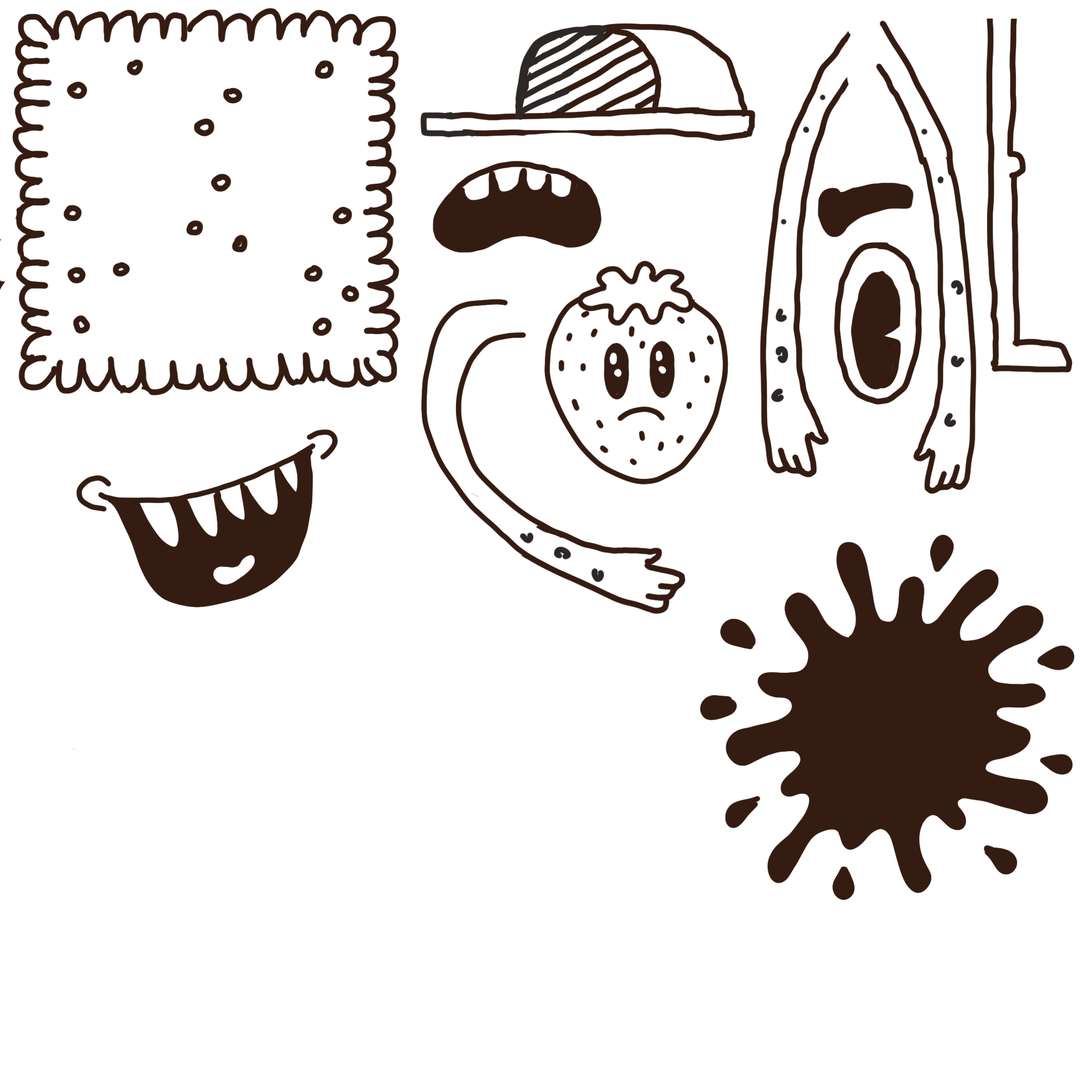
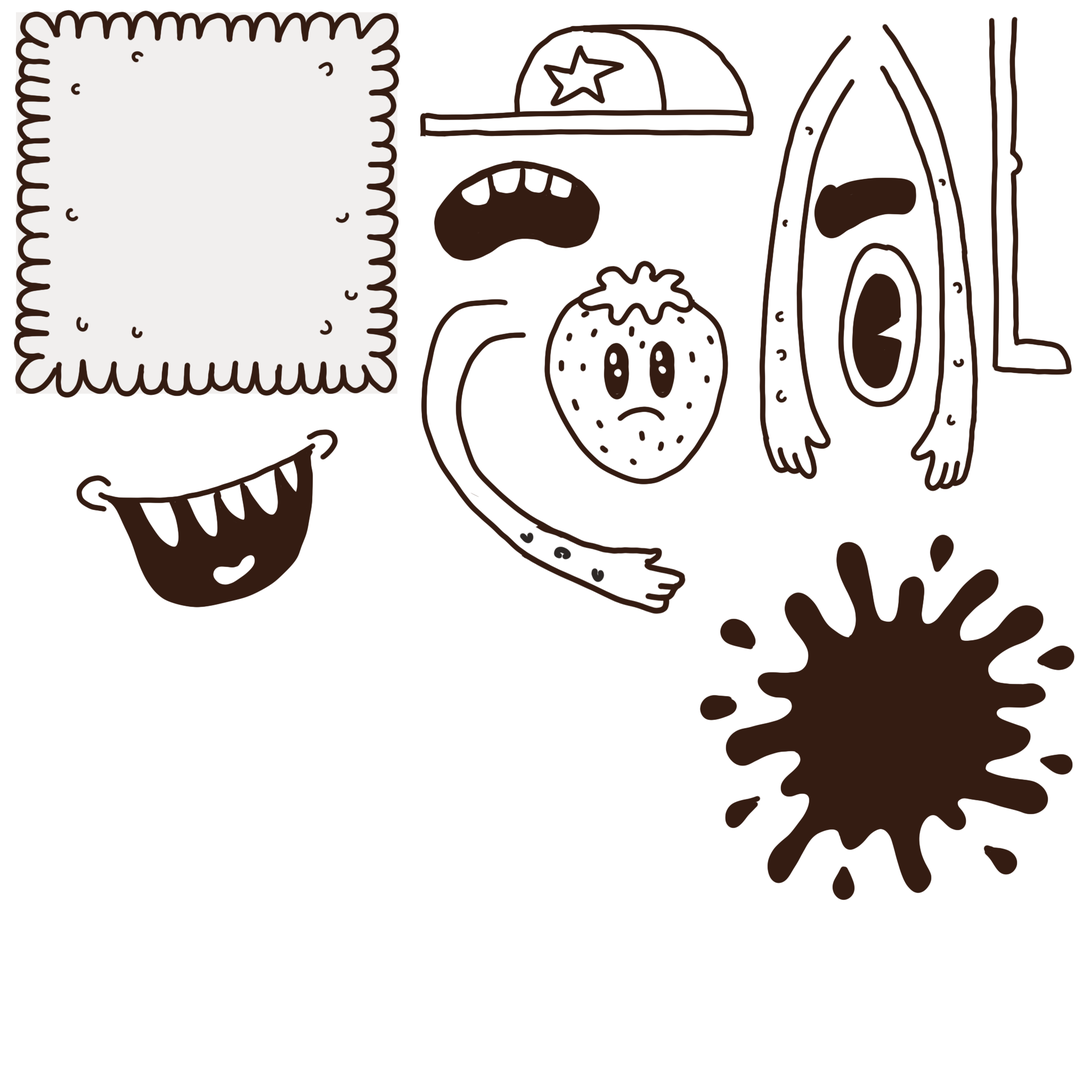
Two versions of the same layered image (1091x1091). Layer-by-layer changes:
added layer "Layer 25" above "Rectangle 1" over [13, 9, 1073, 492]
added layer "Rectangle 1" (7%) above "Layer 16" over [15, 12, 398, 394]
hid "Layer 4", opacity 100% → 11% over [0, 5, 1074, 778]
added layer "Layer 24" over [0, 5, 1074, 778]
